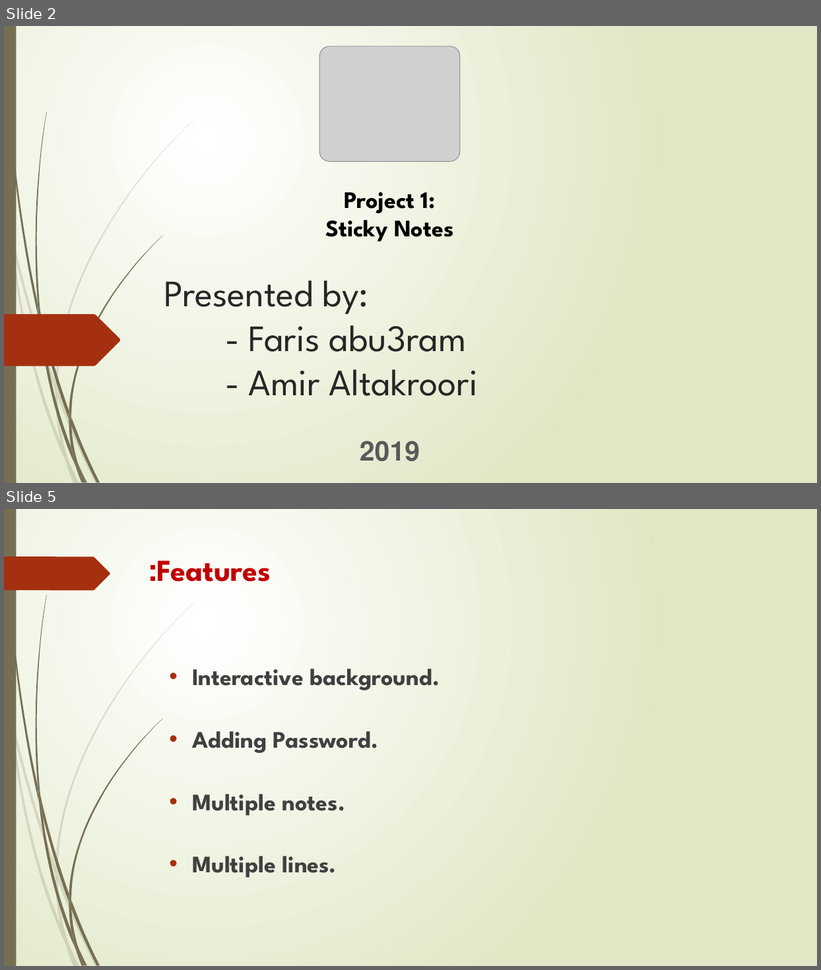
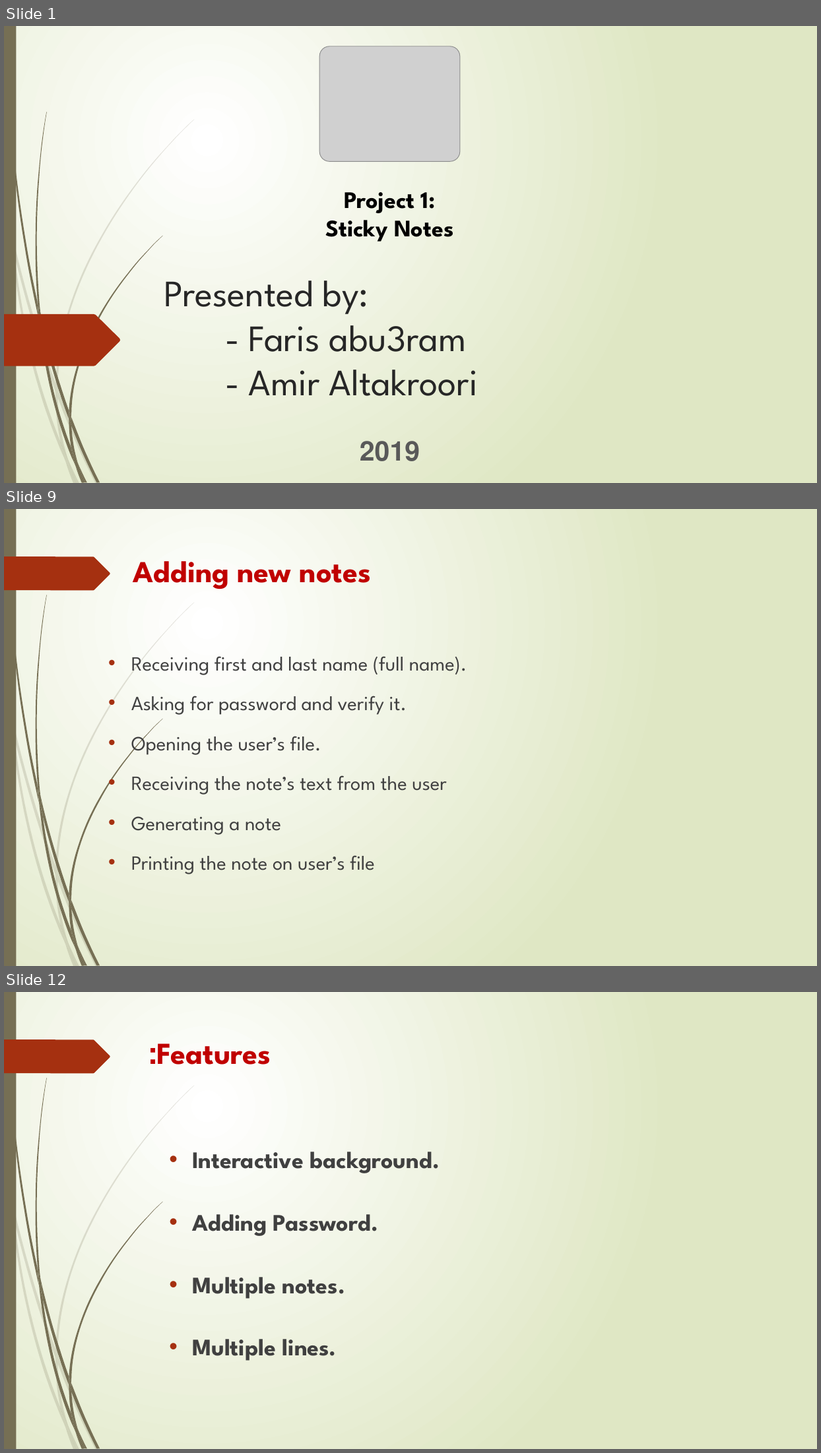
Before and after one commit to FaresAbuIram/stickynote, a slide deck: presnt/Developers.pptx. Shown one above the other, each under a label of ours: slides 2 and 5 before the commit, slides 1, 9 and 12 after it; the slides between them are not shown. The pictures are 821x970 and 821x1453 pixels, drawn with LibreOffice and Linux fonts; fonts in the diff are those of the drawing; grey boxes stand for pictures. Boxes give left, top, right and bottom in pixels: in the first picture for what was removed or moved away, otherwise in the second. Text is boxed around its words. In the diff, an @@ line names an element or a change of style, - is before the commit and + after.

```diff
--- a/presnt/Developers.pptx
+++ b/presnt/Developers.pptx
@@ slide 9 added at box(4, 509, 817, 966), background gradient #FFFFFF to #DFE8C4; not listed: 24 template elements that a slide beside it also shows @@
@@ title added at box(133, 561, 372, 589), 36 pt, text #C00000, bold @@
+Adding new notes
@@ text added at box(131, 656, 467, 875), 23.8 pt, text #404040 @@
+• Receiving first and last name (full name).
+• Asking for password and verify it.
+• Opening the user’s file.
+• Receiving the note’s text from the user
+• Generating a note
+• Printing the note on user’s file
@@ what was slide 2 is now slide 1 @@
@@ what was slide 5 is now slide 12 @@
```
Also in this commit, not shown: 3 slides changed, 7 other slides added, 1 slide removed, 2 other files.
